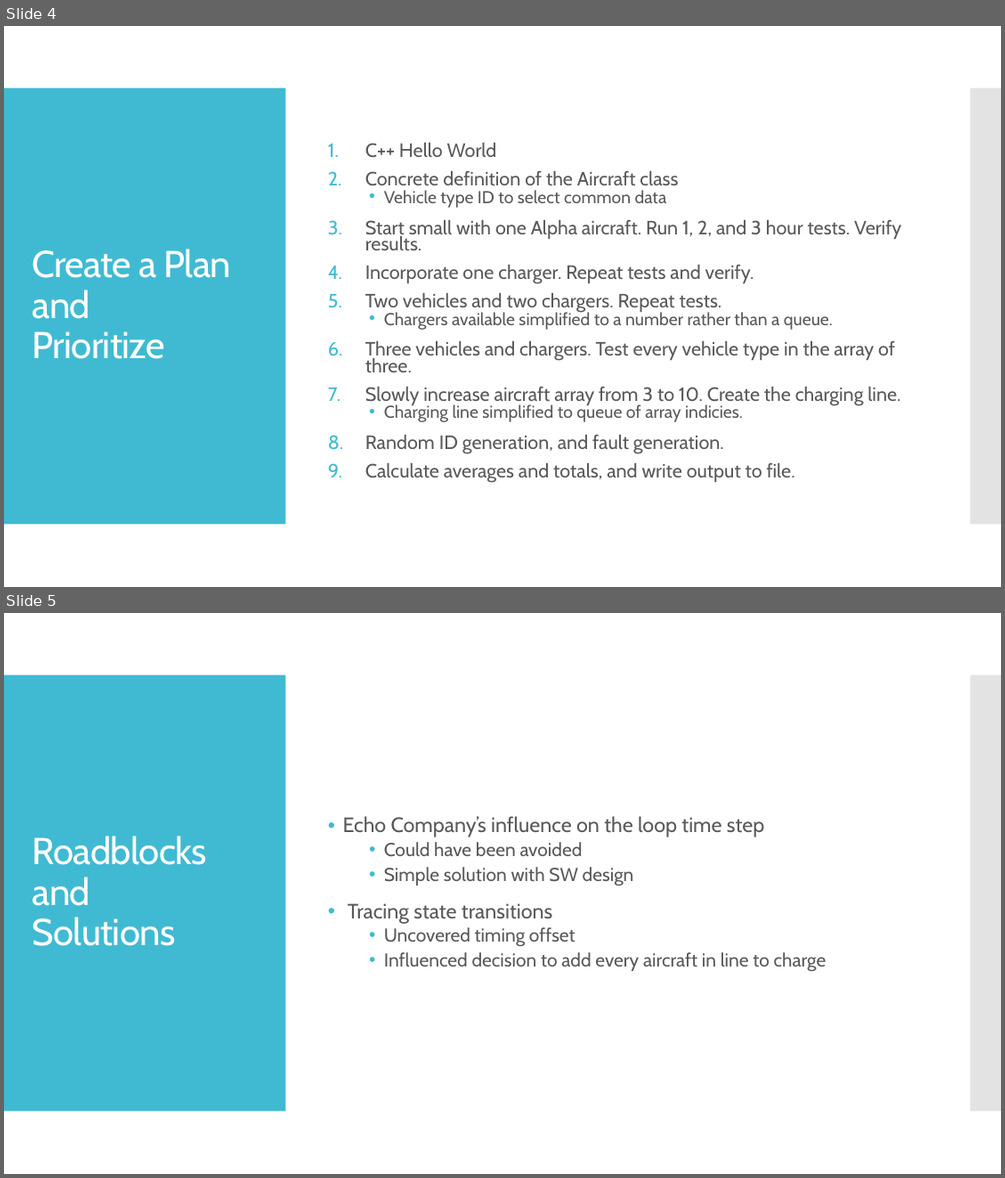
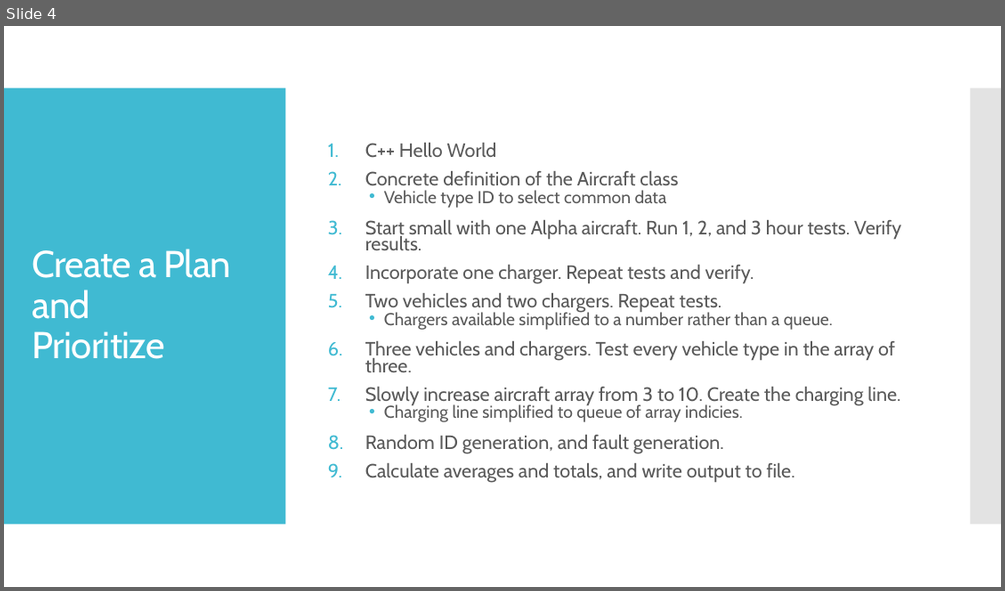
Before and after one commit to kjnorth/JobyEVtolSim, a slide deck: notes/joby_evtol_presentation.pptx. Shown one above the other, each under a label of ours: slides 4 and 5 before the commit, slide 4 after it. The pictures are 1005x1178 and 1005x591 pixels, drawn with LibreOffice and Linux fonts; fonts in the diff are those of the drawing. Boxes give left, top, right and bottom in pixels: in the first picture for what was removed or moved away, otherwise in the second. Text is boxed around its words. In the diff, an @@ line names an element or a change of style, - is before the commit and + after.

```diff
--- a/notes/joby_evtol_presentation.pptx
+++ b/notes/joby_evtol_presentation.pptx
@@ slide 5 removed at [4,613,1001,1174], background #FFFFFF; not listed: 2 template elements that a slide beside it also shows @@
@@ text removed at [343,816,826,971] @@
-• Echo Company’s influence on the loop time step
-  • Could have been avoided
-  • Simple solution with SW design
-• Tracing state transitions
-  • Uncovered timing offset
-  • Influenced decision to add every aircraft in line to charge
@@ title removed at [32,835,207,946] @@
-Roadblocks and
-Solutions
```
Also in this commit, not shown: 3 slides changed, 3 slides added, 2 other slides removed.
